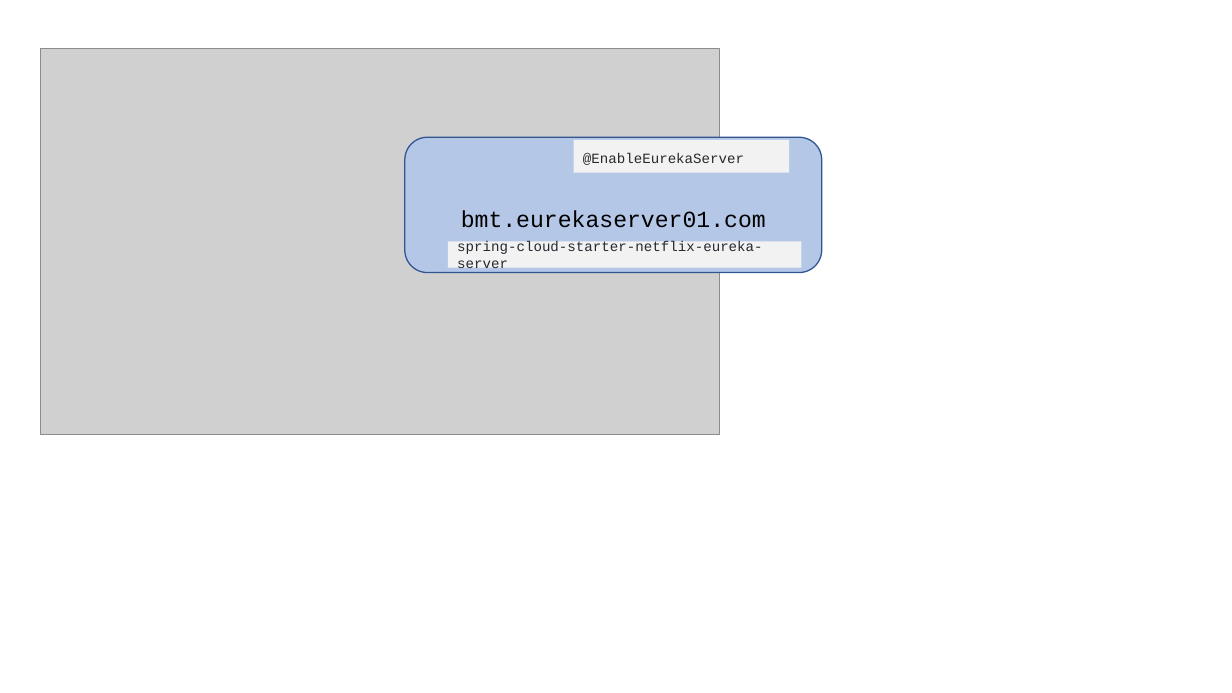
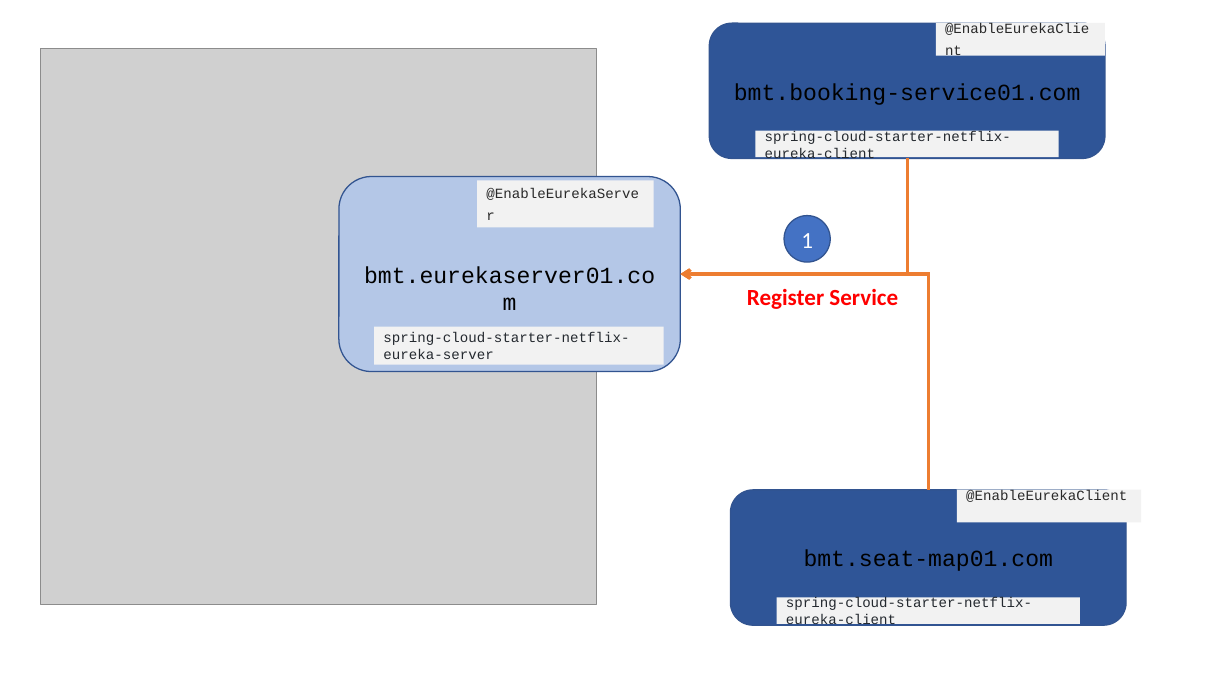
Before and after one commit to rkumar-bengaluru/algoes, a slide deck: slide 2 of src/spring/spring.boot.pptx. Drawn at 1232x693 pixels with LibreOffice and Linux fonts; fonts in the diff are those of the drawing; grey boxes stand for pictures. Boxes give left, top, right and bottom in pixels: in the first picture for what was removed or moved away, otherwise in the second. Text is boxed around its words. In the diff, an @@ line names an element or a change of style, - is before the commit and + after.

Commit message:
cloud

```diff
--- a/src/spring/spring.boot.pptx
+++ b/src/spring/spring.boot.pptx
@@ rounded rectangle added at bbox=[710, 23, 1105, 158], fill #2F5597, outline #325491 1 pt, 18 pt, text #000000 @@
+bmt.booking-service01.com
@@ rectangle added at bbox=[936, 23, 1105, 55], fill #F2F2F2, 11 pt, text #292929 @@
+@EnableEurekaClient
@@ picture: place and size @@
-picture at bbox=[41, 48, 719, 434]
+picture at bbox=[41, 48, 596, 604]
@@ rectangle added at bbox=[756, 130, 1059, 157], fill #F2F2F2, 11 pt, text #24292F @@
+spring-cloud-starter-netflix-eureka-client
@@ rounded rectangle "bmt.eurekaserver01.com": place and size @@
-rounded rectangle "bmt.eurekaserver01.com" at bbox=[405, 138, 822, 273]
+rounded rectangle "bmt.eurekaserver01.com" at bbox=[339, 177, 681, 372]
@@ elbow arrow added from (908, 159) to (680, 274), #ED7D31 2.5 pt @@
@@ rectangle "@EnableEurekaServer": place and size @@
-rectangle "@EnableEurekaServer" at bbox=[574, 140, 789, 173]
+rectangle "@EnableEurekaServer" at bbox=[477, 180, 653, 227]
@@ ellipse added at bbox=[785, 215, 831, 262], fill #4472C4, outline #325491 1 pt, 18 pt, text #FFFFFF @@
+1
@@ elbow arrow added from (929, 490) to (680, 274), #ED7D31 2.5 pt @@
@@ text added at bbox=[747, 289, 898, 309], 18 pt, text #FF0000, bold @@
+Register Service
@@ rectangle "spring-cloud-starter-netflix-eureka-server": place and size @@
-rectangle "spring-cloud-starter-netflix-eureka-server" at bbox=[448, 241, 802, 268]
+rectangle "spring-cloud-starter-netflix-eureka-server" at bbox=[374, 326, 664, 364]
@@ rounded rectangle added at bbox=[731, 490, 1127, 625], fill #2F5597, outline #325491 1 pt, 18 pt, text #000000 @@
+bmt.seat-map01.com
@@ rectangle added at bbox=[958, 490, 1141, 522], fill #F2F2F2, 11 pt, text #292929 @@
+@EnableEurekaClient
@@ rectangle added at bbox=[777, 597, 1080, 624], fill #F2F2F2, 11 pt, text #24292F @@
+spring-cloud-starter-netflix-eureka-client
```
Also in this commit, not shown: 1 other slide changed, 1 slide added, 5 other files.
